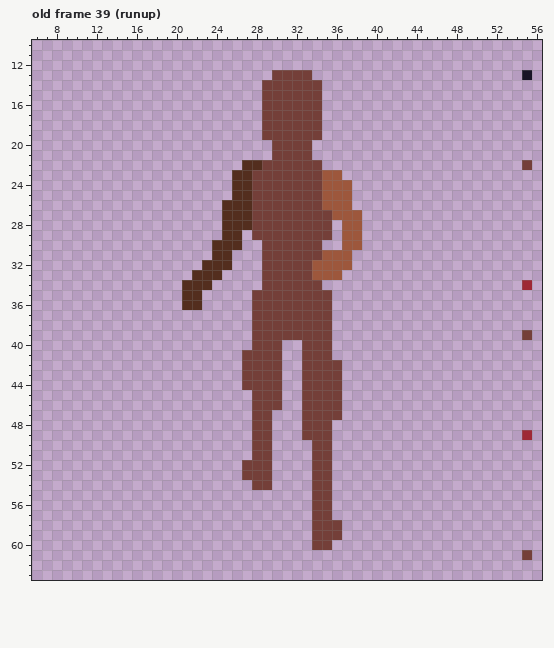
One commit to this pixel-art file: arto/player/DudebroRun.ase. That is the earlier state.
64x64 pixels, 48 frames. Shown: old frame 39 (runup): x 6..56, y 10..63. The commit also changed other frames, which this record leaves out.
And afterwards:
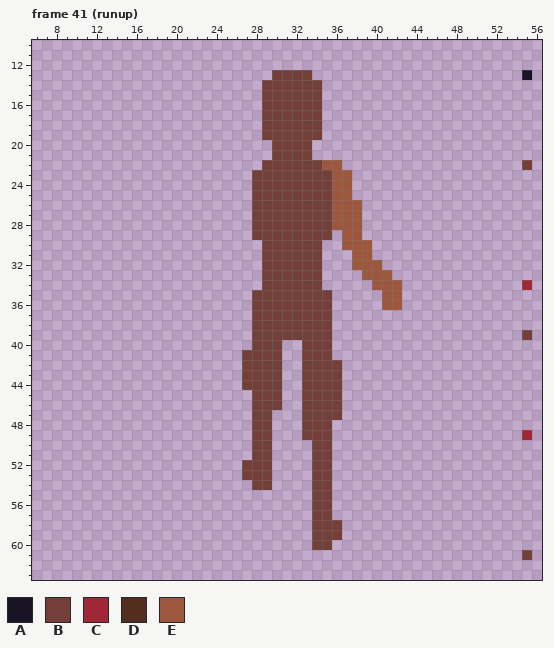
Palette (. is transparent): A #181425  B #743f39  C #9e2835  D #532e1e  E #9d573c
The edit:
frames 48 -> 50
Changed rows in their new state; - is an unchanged pixel.
Frame 41 (runup) against old frame 39 (runup), layers "kuchistick", "walkerms":
first column x 21:
22 ------..------EE------
23 -----..-------B-E-----
24 -----..-------B-------
25 -----..-------B-------
26 ----...-------B--E----
27 ----...---------------
28 ----...--------E------
29 ----..----------------
30 ---...------------E---
31 ---..---------...EE---
32 --...--------B...EEE--
33 -...---------B..--EEE-
34 ...----------------EEE
35 ..------------------EE
36 ..------------------EE
Boxes around the changes in both pictures, in picture pixels (x1, y1, x2, y2):
erased: (182, 160, 262, 310)
changed: (312, 160, 402, 310)
